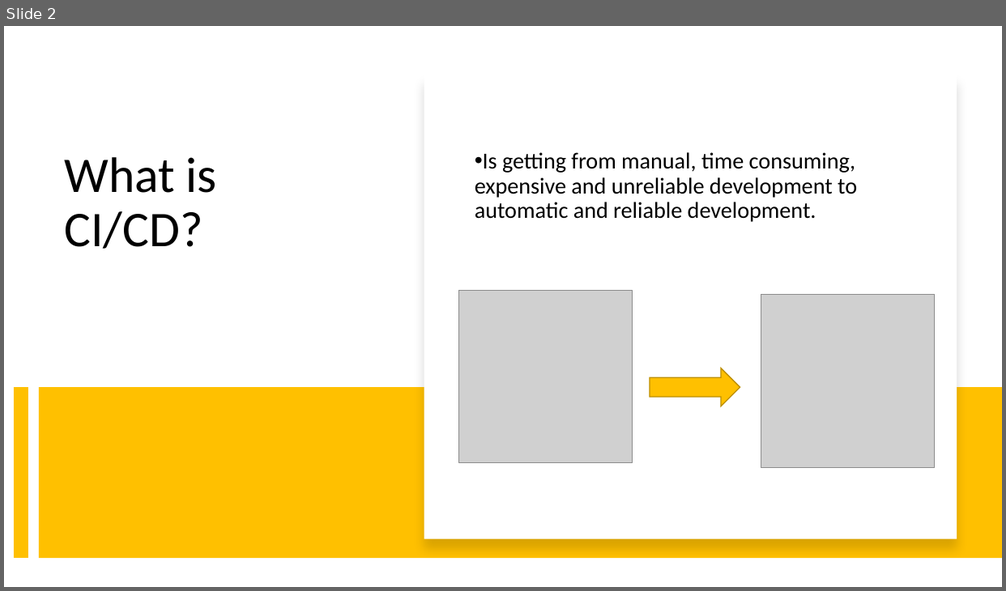
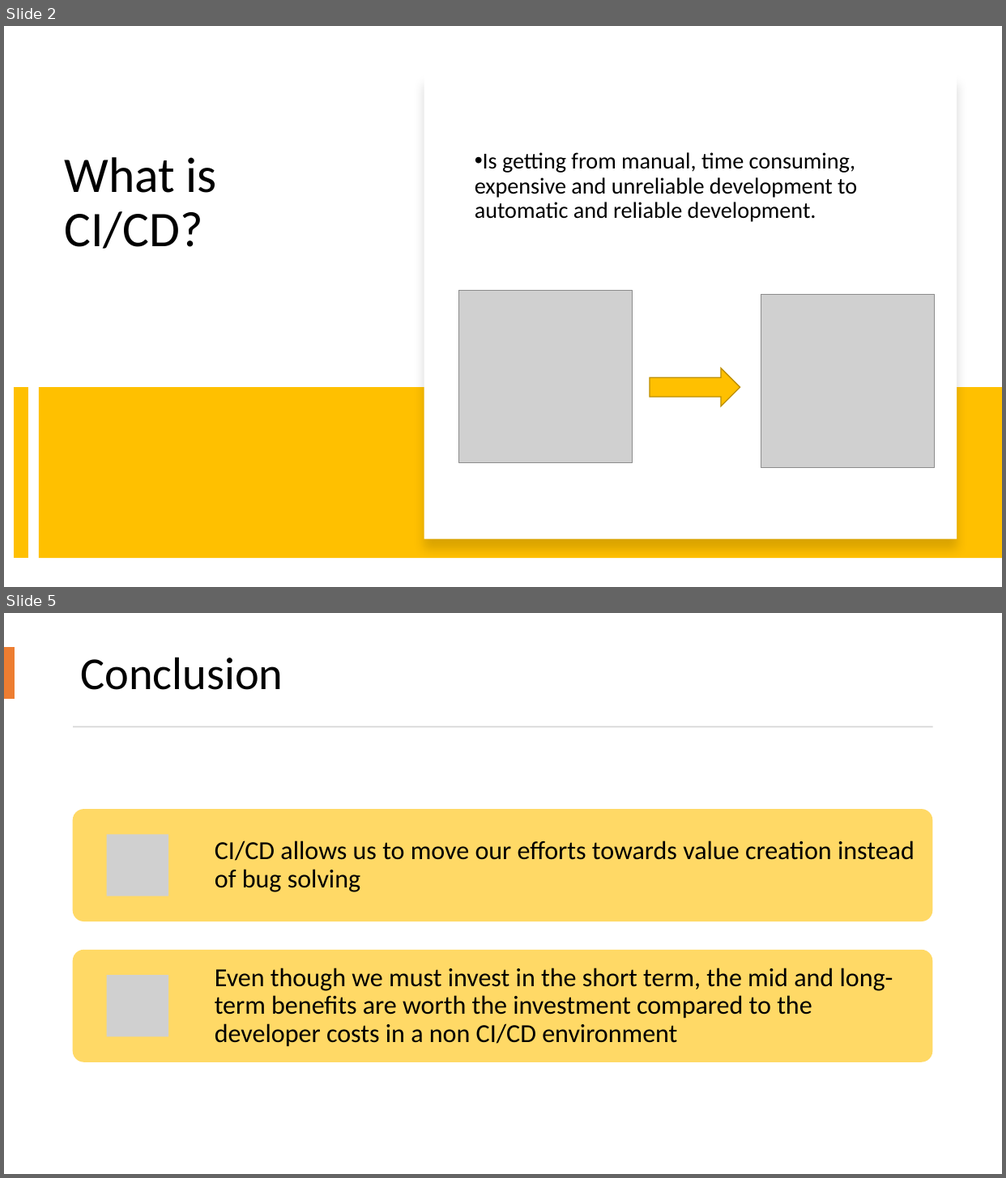
Before and after one commit to jmalovera10/CloudDevOpsProject4, a slide deck: WhyCI_CD.pptx. Shown one above the other, each under a label of ours: slide 2 before the commit, slides 2 and 5 after it; the slides between them are not shown. The pictures are 1006x591 and 1006x1178 pixels, drawn with LibreOffice and Linux fonts; fonts in the diff are those of the drawing; grey boxes stand for pictures. Boxes give left, top, right and bottom in pixels: in the first picture for what was removed or moved away, otherwise in the second. Text is boxed around its words. In the diff, an @@ line names an element or a change of style, - is before the commit and + after.

```diff
--- a/WhyCI_CD.pptx
+++ b/WhyCI_CD.pptx
@@ slide 5 added at (4,613,1002,1174), background #FFFFFF @@
@@ rectangle added at (4,648,15,699), fill #ED7D31 @@
@@ title added at (80,657,283,690), 44 pt, text #000000 @@
+Conclusion
@@ rectangle added at (73,726,933,727), fill #D5D5D5 @@
@@ group added at (73,809,933,1063): 2 rounded rectangles, 2 pictures, 2 texts @@
+CI/CD allows us to move our efforts towards value creation instead of bug solving
+Even though we must invest in the short term, the mid and long-term benefits are worth the investment compared to the developer costs in a non CI/CD environment
```
Also in this commit, not shown: 2 other slides added, 1 slide removed, 2 other files.
